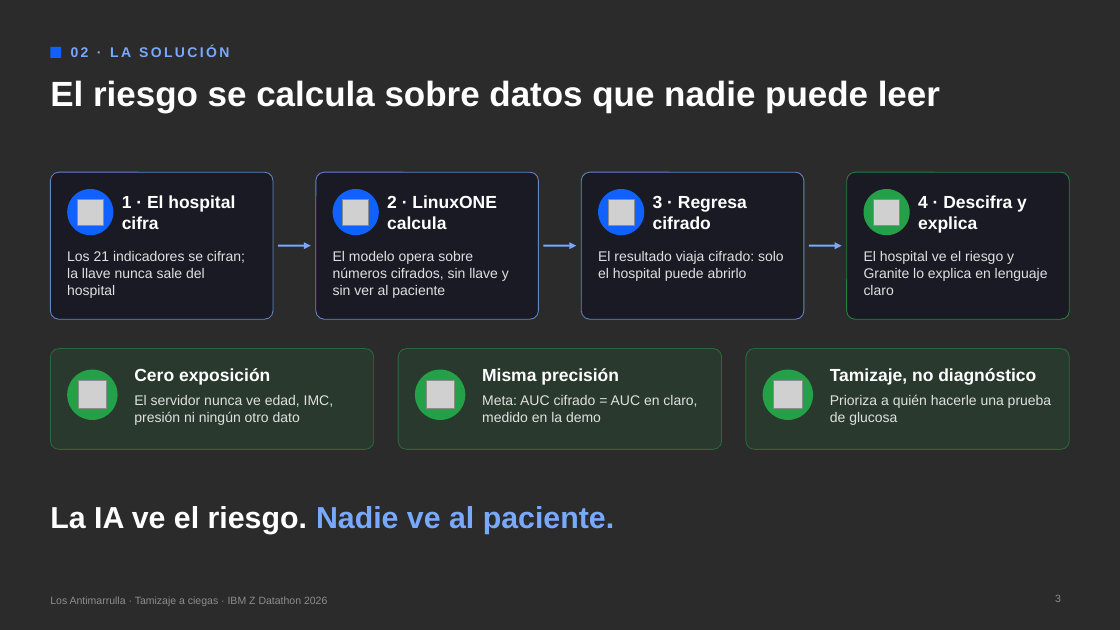
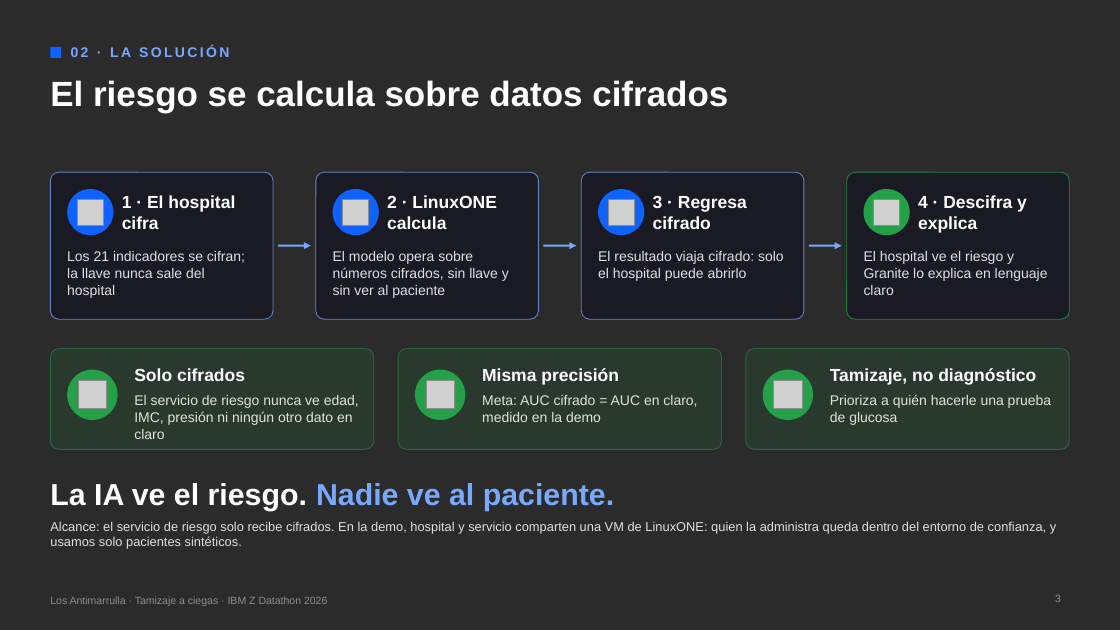
Before and after one commit to UACJ-MIAAD/antimarrulla-ibmz-datathon-2026, a slide deck: slide 3 of submission/Los_Antimarrulla_Pitch_Tamizaje.pptx. Drawn at 1120x630 pixels with LibreOffice and Linux fonts; fonts in the diff are those of the drawing; grey boxes stand for pictures; background and template pictures are left out; a plain dark background stands for a picture behind light text. Boxes give left, top, right and bottom in pixels: in the first picture for what was removed or moved away, otherwise in the second. Text is boxed around its words. In the diff, an @@ line names an element or a change of style, - is before the commit and + after.

Commit message:
auditoría 2: horario con descansos, CKKS como extra, contrato numérico, alcance de la privacidad, ENSANUT pendiente, datos reproducibles desde cero y pasos de envío

```diff
--- a/submission/Los_Antimarrulla_Pitch_Tamizaje.pptx
+++ b/submission/Los_Antimarrulla_Pitch_Tamizaje.pptx
@@ title at (50, 80, 728, 113): text changed @@
-El riesgo se calcula sobre datos que nadie puede leer
+El riesgo se calcula sobre datos cifrados
@@ text at (134, 368, 245, 381): text changed @@
-Cero exposición
+Solo cifrados
@@ text at (134, 395, 359, 439): text changed @@
-El servidor nunca ve edad, IMC, presión ni ningún otro dato
+El servicio de riesgo nunca ve edad, IMC, presión ni ningún otro dato en claro
@@ text "La IA ve el riesgo. ...": place and size @@
-text "La IA ve el riesgo. ..." at (50, 506, 614, 534)
+text "La IA ve el riesgo. ..." at (50, 483, 614, 511)
@@ text added at (50, 521, 1056, 549), 11 pt, text #E0E0E0 @@
+Alcance: el servicio de riesgo solo recibe cifrados. En la demo, hospital y servicio comparten una VM de LinuxONE: quien la administra queda dentro del entorno de confianza, y usamos solo pacientes sintéticos.
```
Also in this commit, not shown: 1 other slide changed, 18 other files.
